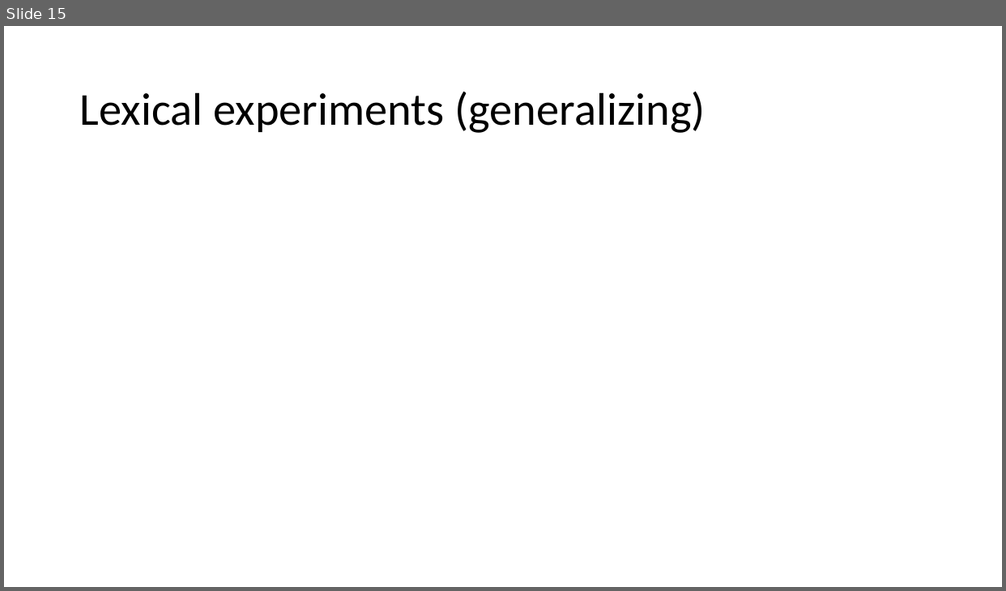
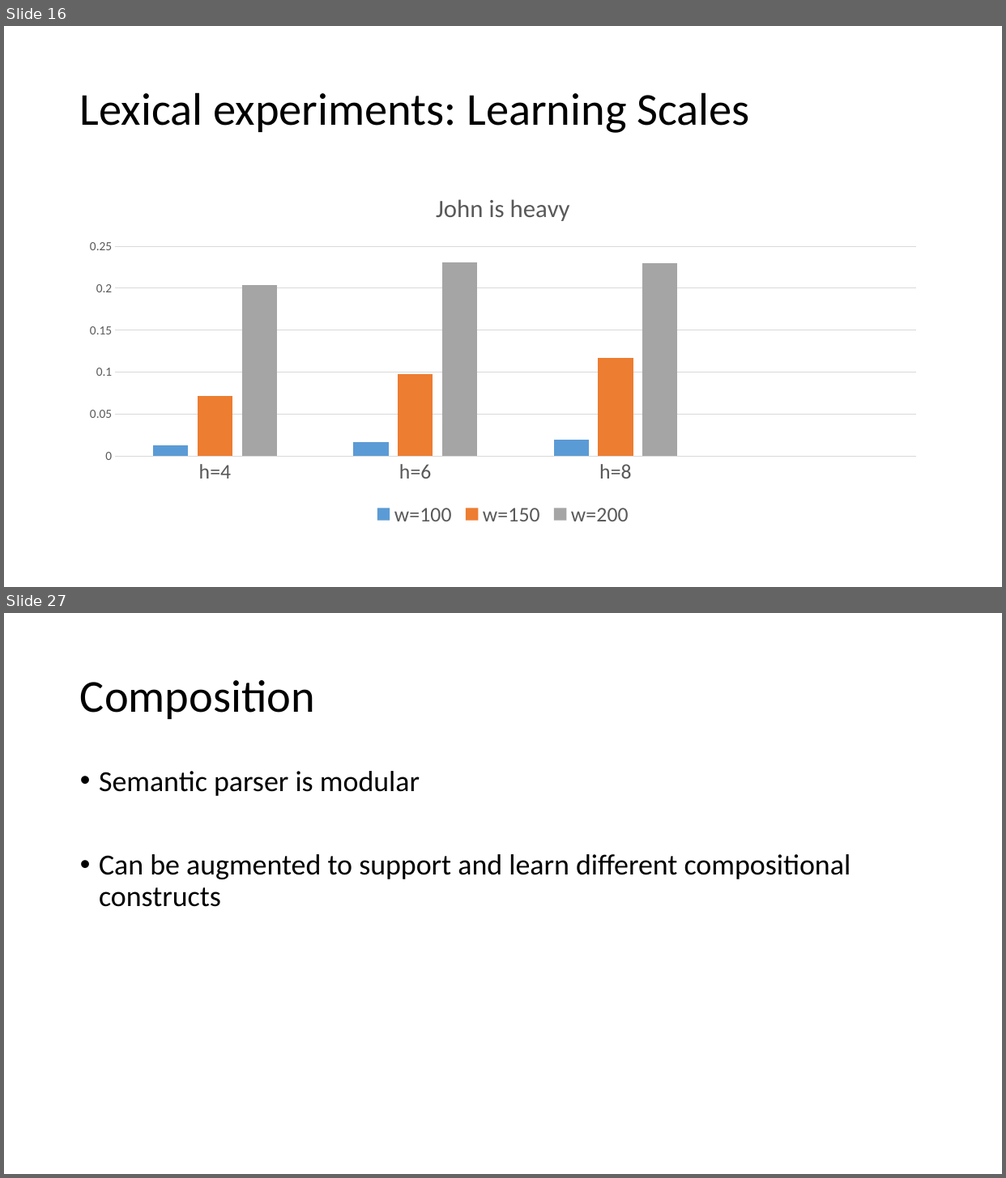
Before and after one commit to JsonFreeman/semppl, a slide deck: LabMeeting.pptx. Shown one above the other, each under a label of ours: slide 15 before the commit, slides 16 and 27 after it; the slides between them are not shown. The pictures are 1006x591 and 1006x1178 pixels, drawn with LibreOffice and Linux fonts; fonts in the diff are those of the drawing. Boxes give left, top, right and bottom in pixels: in the first picture for what was removed or moved away, otherwise in the second. Text is boxed around its words. In the diff, an @@ line names an element or a change of style, - is before the commit and + after.

Commit message:
Complete experiment slides for lexical part

```diff
--- a/LabMeeting.pptx
+++ b/LabMeeting.pptx
@@ slide 27 added at (4, 613, 1002, 1174), background #FFFFFF @@
@@ title added at (80, 680, 315, 719), 44 pt, text #000000 @@
+Composition
@@ text added at (99, 771, 851, 907), 28 pt, text #000000 @@
+• Semantic parser is modular
+• Can be augmented to support and learn different compositional constructs
@@ what was slide 15 is now slide 16 @@
@@ slide 16 changed as well @@
@@ title at (80, 92, 749, 133): text changed @@
-Lexical experiments (generalizing)
+Lexical experiments: Learning Scales
@@ column chart added at (73, 176, 934, 532) @@
+title "John is heavy "
+categories: h=4, h=6, h=8
+w=100: 0.013, 0.017, 0.02, -
+w=150: 0.072, 0.098, 0.117, -
+w=200: 0.204, 0.23, 0.23, -
```
Also in this commit, not shown: 4 other slides changed, 11 other slides added, 1 slide removed.
